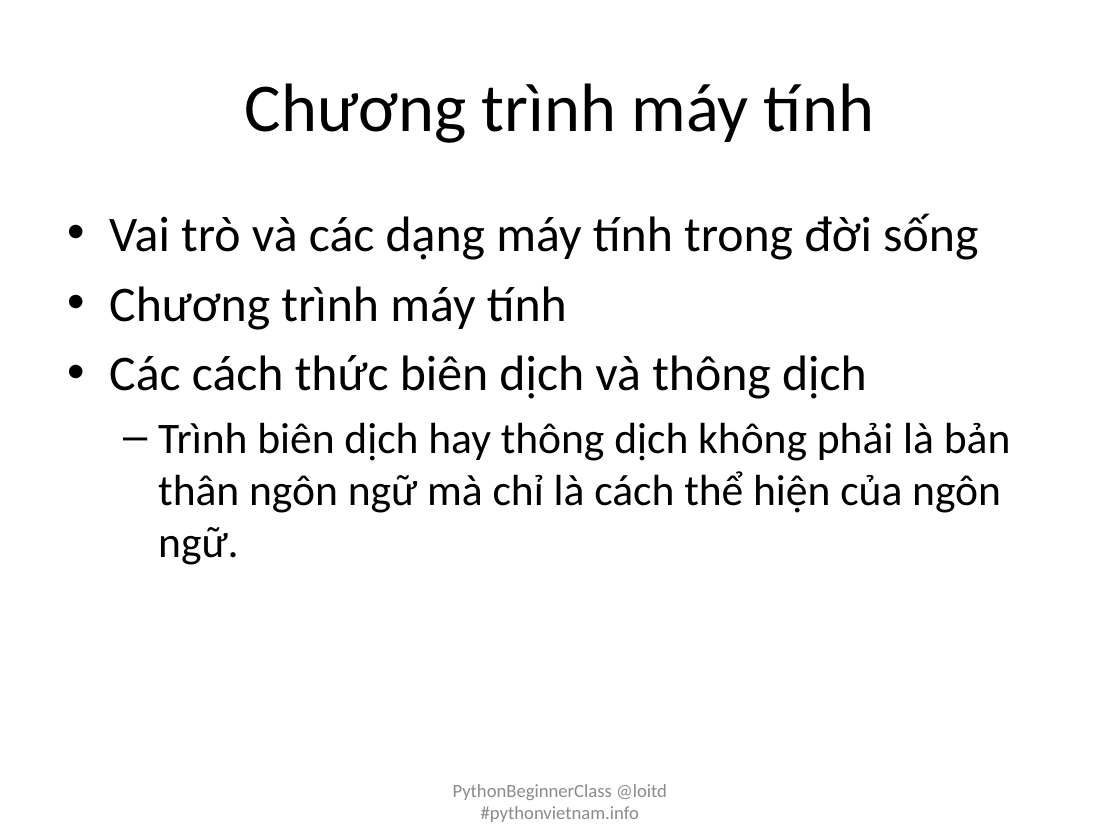
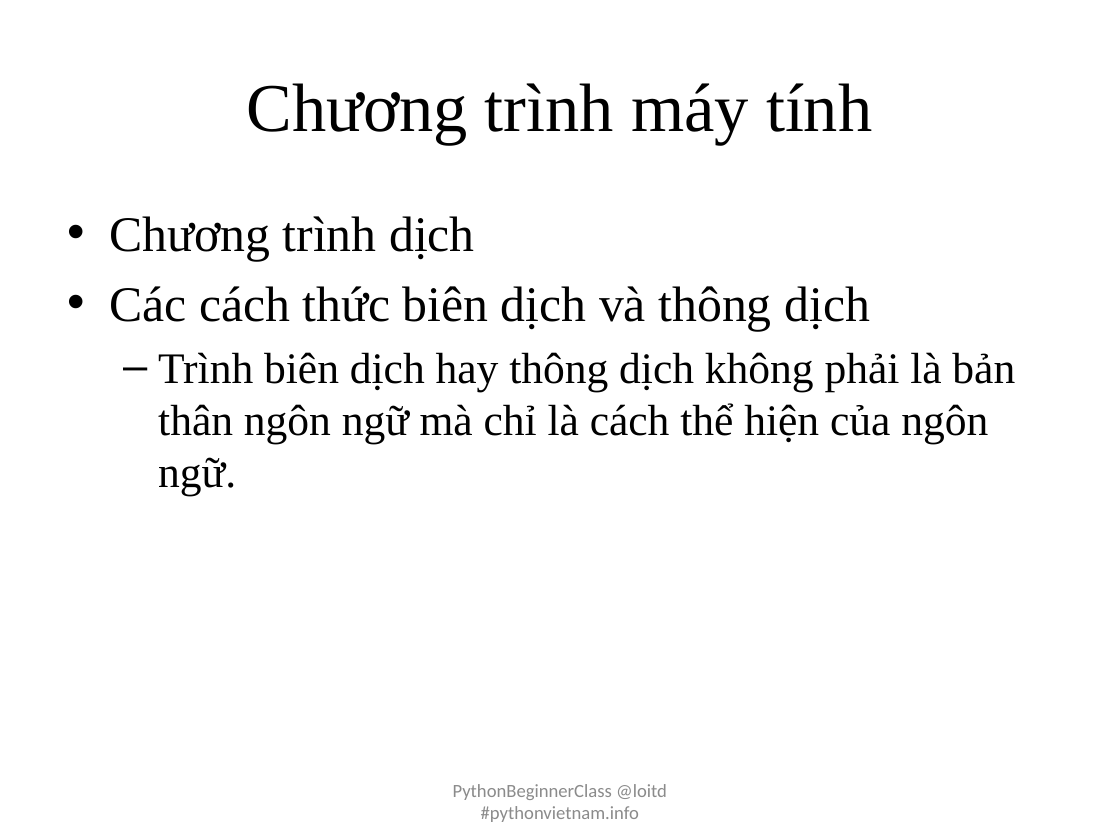
Before and after one commit to pythonvietnam/pbc032015, a slide deck: slide 7 of pbc-day-01-introduction.pptx (slide 6 before the commit). Drawn at 1120x840 pixels with LibreOffice and Linux fonts; fonts in the diff are those of the drawing. Boxes give left, top, right and bottom in pixels: in the first picture for what was removed or moved away, otherwise in the second. Text is boxed around its words. In the diff, an @@ line names an element or a change of style, - is before the commit and + after.

```diff
--- a/pbc-day-01-introduction.pptx
+++ b/pbc-day-01-introduction.pptx
@@ title "Chương trình máy tính" at (246,83,872,144): font Calibri to Times New Roman @@
@@ text at (109,216,475,261): text changed; font Calibri to Times New Roman @@
-• Vai trò và các dạng máy tính trong đời sống
-• Chương trình máy tính
+• Chương trình dịch
@@ text at (109,286,1015,496): font Calibri to Times New Roman in "Các cách thức biên dịch và thông ...", "Trình biên dịch hay thông dịch không ..." @@
```
Also in this commit, not shown: 12 other slides changed, 6 slides added, 2 slides removed, 1 other file.
